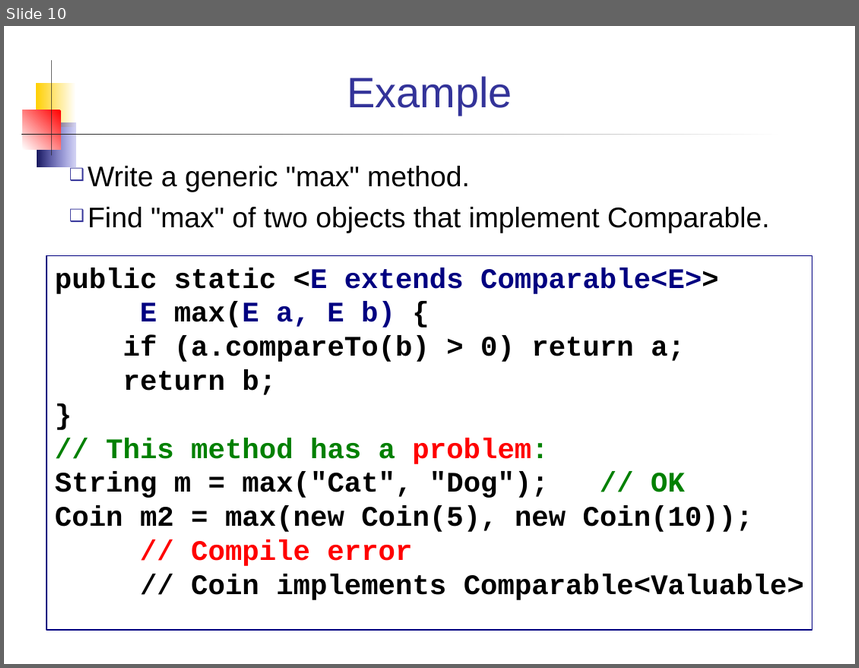
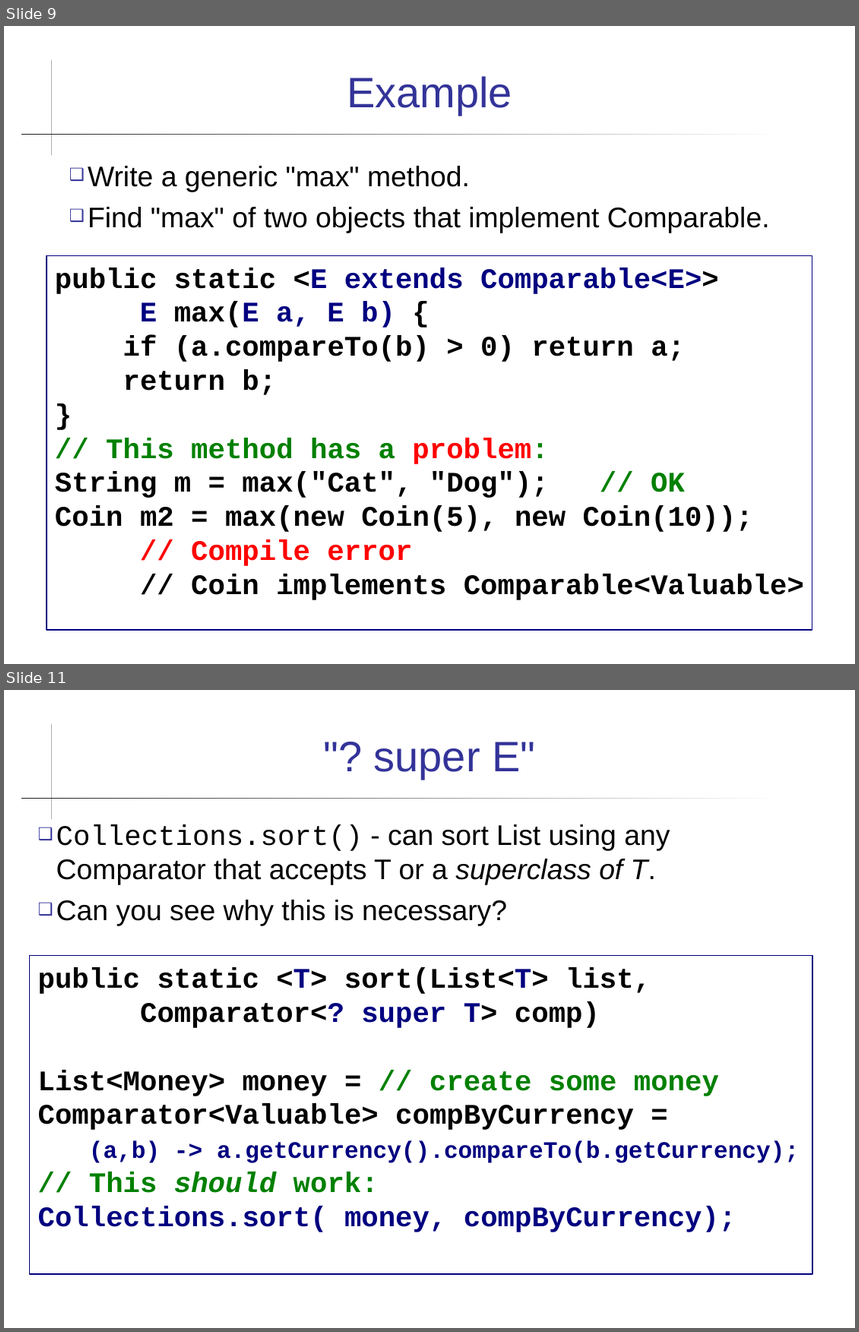
Before and after one commit to skeoop/skeoop.github.io, a slide deck: week13/Generics.ppt. Shown one above the other, each under a label of ours: slide 10 before the commit, slides 9 and 11 after it; the slides between them are not shown. The pictures are 859x668 and 859x1332 pixels, drawn with LibreOffice and Linux fonts; fonts in the diff are those of the drawing. Boxes give left, top, right and bottom in pixels: in the first picture for what was removed or moved away, otherwise in the second. Text is boxed around its words. In the diff, an @@ line names an element or a change of style, - is before the commit and + after.

```diff
--- a/week13/Generics.ppt
+++ b/week13/Generics.ppt
@@ slide 11 added at [4, 690, 855, 1328], background #FFFFFF; not listed: 2 template elements that a slide beside it also shows @@
@@ title added at [374, 742, 535, 779], 36 pt, text #333399 @@
+"? super E"
@@ text added at [56, 825, 670, 926], 24 pt, text #000000 @@
+❑ Collections.sort() - can sort List using any Comparator that accepts T or a superclass of T.
+❑ Can you see why this is necessary?
@@ rectangle added at [30, 955, 813, 1274], outline #000080 0.74 pt, 24 pt, text #000000, bold @@
+public static <T> sort(List<T> list,
+Comparator<? super T> comp)
+List<Money> money = // create some money
+Comparator<Valuable> compByCurrency =
+(a,b) -> a.getCurrency().compareTo(b.getCurrency);
+// This should work:
+Collections.sort( money, compByCurrency);
@@ what was slide 10 is now slide 9 @@
@@ slide 9 changed as well @@
@@ rectangle removed at [35, 83, 75, 127] @@
@@ rectangle removed at [23, 110, 61, 149] @@
@@ rectangle removed at [37, 123, 75, 167] @@
```
Also in this commit, not shown: 12 other slides changed, 1 other file.
